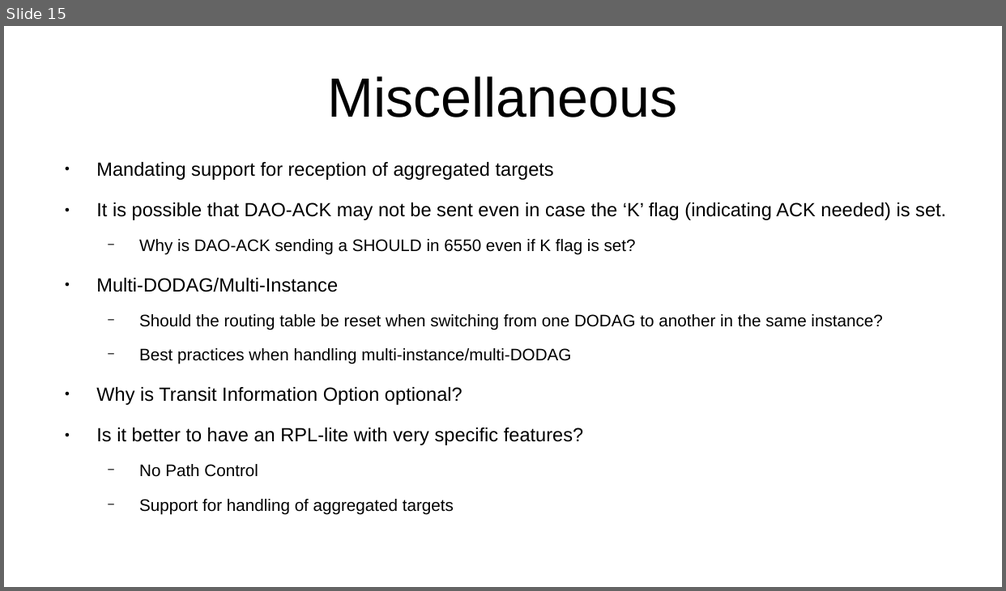
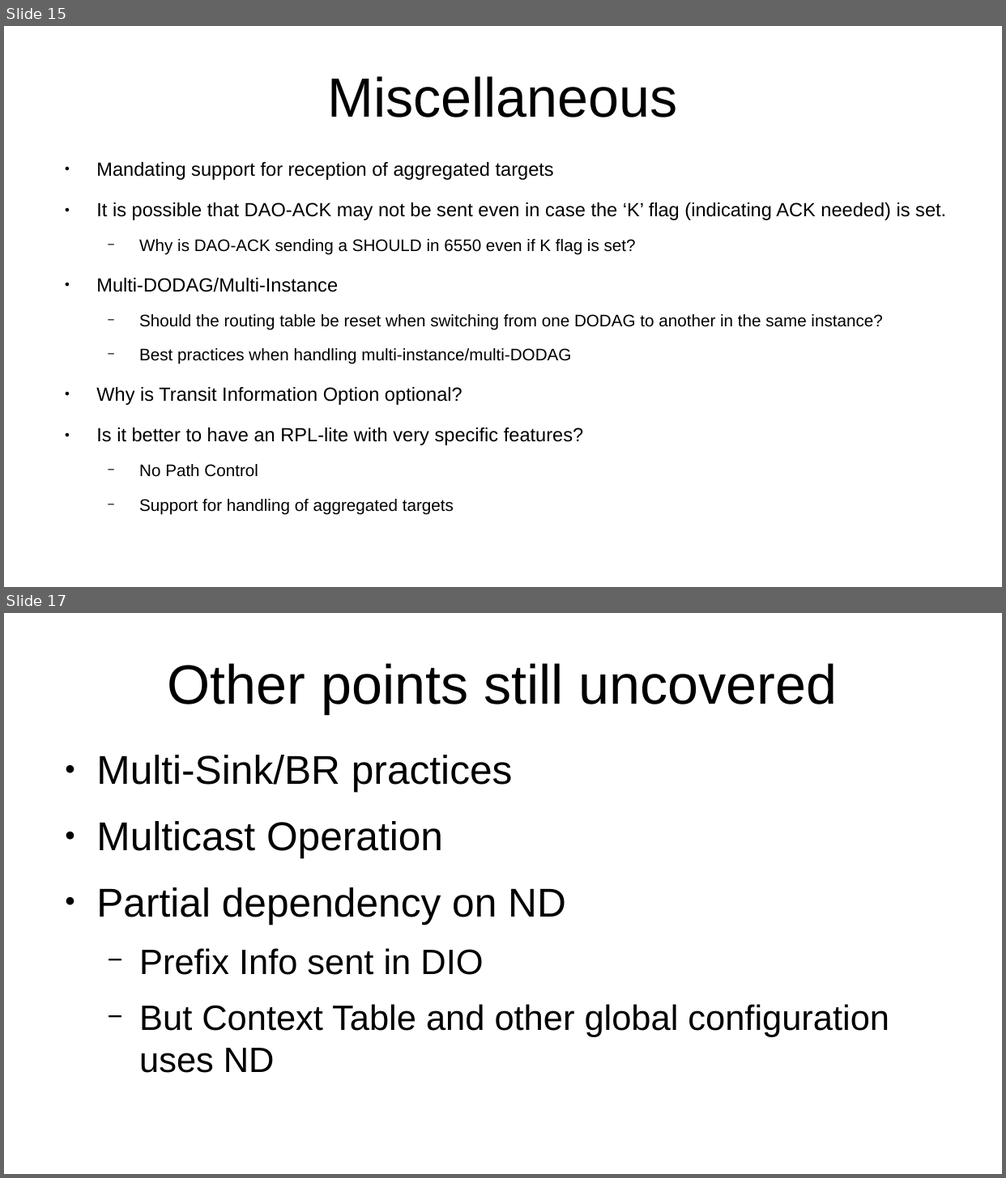
Before and after one commit to roll-wg/rpl-observations, a slide deck: docs/ietf106-rpl-observations.odp. Shown one above the other, each under a label of ours: slide 15 before the commit, slides 15 and 17 after it; the slides between them are not shown. The pictures are 1006x591 and 1006x1178 pixels, drawn with LibreOffice and Linux fonts; fonts in the diff are those of the drawing. Boxes give left, top, right and bottom in pixels: in the first picture for what was removed or moved away, otherwise in the second. Text is boxed around its words. In the diff, an @@ line names an element or a change of style, - is before the commit and + after.

```diff
--- a/docs/ietf106-rpl-observations.odp
+++ b/docs/ietf106-rpl-observations.odp
@@ slide 17 added at box(4, 613, 1002, 1174), background #FFFFFF @@
@@ title added at box(168, 663, 837, 714), 44 pt, text #000000 @@
+Other points still uncovered
@@ text added at box(96, 755, 889, 1073), 28 pt, text #000000 @@
+● Multi-Sink/BR practices
+● Multicast Operation
+● Partial dependency on ND
+  − Prefix Info sent in DIO
+  − But Context Table and other global configuration uses ND
```
Also in this commit, not shown: 4 slides changed, 1 other file.
